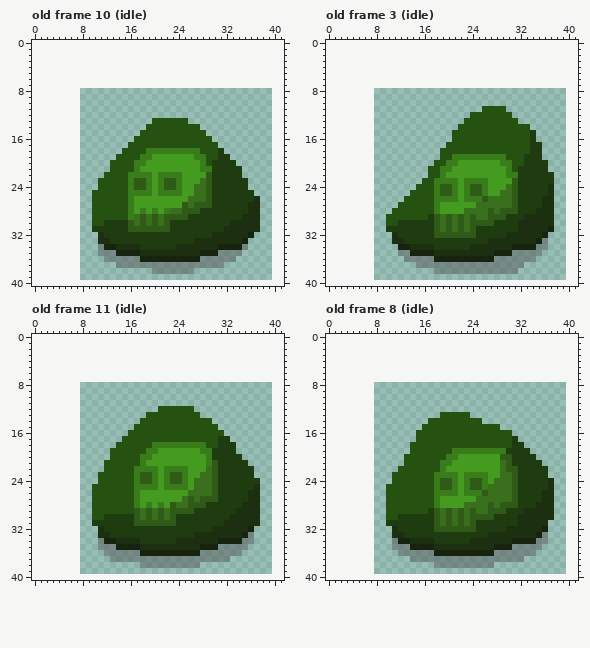
One commit to this pixel-art file: godot_project/Assets/Sprites/Monsters/AsepriteFiles/monster_slime.aseprite. Above, as it was before the edit.
32x32 pixels, 14 frames. Colours within 5 levels of each other are drawn and written as one. Shown: old frame 10 (idle): x 0..41, y 0..40; old frame 3 (idle): x 0..41, y 0..40; old frame 11 (idle): x 0..41, y 0..40; old frame 8 (idle): x 0..41, y 0..40. The old version is drawn lined up with the new one, on the new canvas. The commit also changed other frames, which this record leaves out.
And afterwards:
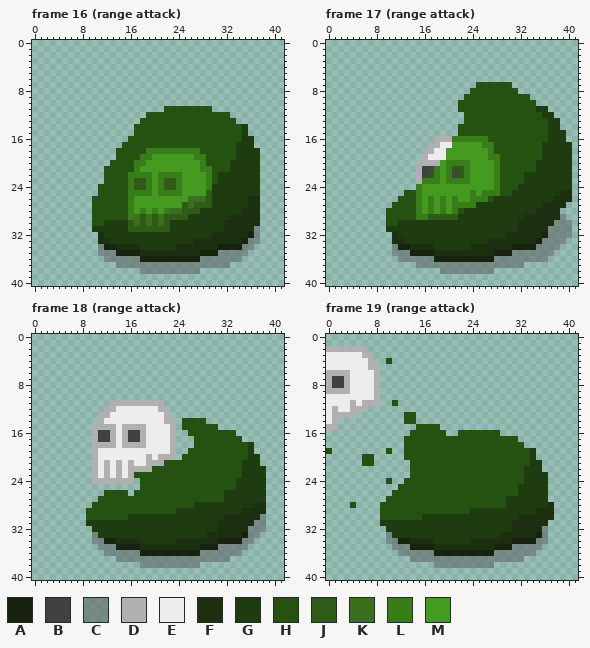
Palette (. is transparent): A #18230f  B #404242  C #5858587d  D #b0b0b0  E #ededed  F #1c2f10  G #1f3b10  H #255211  J #2f5a18  K #3a6f1e  L #387d1a  M #459a20
A new or re-ordered frame is compared with the old frame closest to it.
Difference:
canvas 32x32 -> 48x48, the old top-left corner now at 8,8
frames 14 -> 28
Changed rows in their new state; - is an unchanged pixel.
Frame 16 (range attack) is new; against old frame 10 (idle):
first column x 10:
11 ------------HHHHHHHH--------
12 ---------HHHHHHHHHHHHHH-----
13 --------HH------HHHHHHHH----
14 -------HH---------HHHHHHHG--
15 -------H-----------HHHHHHG--
16 ------H-------------HHHHHGG-
17 -----H---------------HHHGGG-
18 ----H----------------HHHGGGG
19 ---------------------HHHGGGG
20 --------------------HHH-GGGG
21 --H-----------------HHH--GGG
22 -------------------LH----GGG
23 -.----------------MLH-----GG
24 -----------------MML------GG
25 .----------------MM--------G
26 --------------------------F-
28 -------------------------F--
29 -----------------------FF---
30 ----------------------F-----
31 ---------------------------C
32 ---------------------------C
33 --------------------------CC
34 --------------------------C-
35 -------------------------C--
36 ------------------------C---
37 ----------------------C-----
38 --------CC-------C----------
Frame 17 (range attack) is new; against old frame 3 (idle):
first column x 10:
 7 ---------------HHHHHH----------
 8 --------------HHHHHHHH---------
 9 -------------HHHHHHHHHHH-------
10 ------------HHHHHHHHHHHHH------
11 ------------HHHH----HHHHHGG----
12 -------------H-------HHHHHGG---
13 ----------------------HHHHHGG--
14 ------------------------HHHGG--
15 -----------.------------HHHGGG-
16 --------DDDLLLLLL-------HHHGGG-
17 -------DDEEMMMMMLL------HHGGGGG
18 ------DDEEMMMMMMML------HHGGGGG
19 ------DEEEMMMMMMM--H---HHHGGGGG
20 -----DDDDM--LL----LHH--HH--GGGG
21 -----DBBLM-JJL----LHH-HHH--GGGG
22 -----DBJLMLBJL----LHHHH-----GGG
23 -----DLL-M--L-MMM-LHHHH-----GGG
24 -----LMMMMMM-MMMM-LHHH-----GGGG
25 ---H-LMMMMMM-MLM-LLHHG-----GGFF
26 --H--LMLM-M--M--LHGGGG----GGFFF
27 -H---LMLML-LLLLGGGGGGG------FF-
28 H----LMLML-LHGGGGGGGGG------F--
29 -----LLJ-J-JGGGGGGGG--------FC-
30 --------GGGGGGGGGG----------CCC
31 --------GGGGGGG------------CCCC
32 --------GGGGGGG------------CCCC
33 ---------------------------CCC-
34 -C-------------------------CC--
35 -C------------------------CC---
36 --C----------------------CC----
38 --------.---------....---------
Frame 18 (range attack) is new; against old frame 11 (idle):
first column x 9:
11 ----DDDDDDDDD-----------------
12 ---DDEEEEEEEDD....------------
13 --DDEEEEEEEEED.....-----------
14 --DEEEEEEEEEEDD.----.---------
15 -DDDDEDDDDEEEED.--------------
16 -DBBDEDBBDEEEED..------HH-----
17 -DBBDEDBBDEEEED...----HHHH----
18 -DDDDEDDDDEEEED...HH--HHHHHG--
19 -DEEEEEEEEEEEED..HHHHHHHHHHG--
20 -DEEEEEEEEDEDDD.HHHHHHHHHHHGG-
21 -DEDEDEDEEDDDHHHHHHHHHHHHH-GG-
22 -DEDEDEDDDDHHHHHHHHHHHHHHH--GG
23 -DEDEDEDHHHHHHHHHHHHHHHHHH--GG
24 -DDDDDDD.HHHHHHHHHHHHHHHH----G
25 -........HHHHHHHHHHHHHHHH---GG
26 -..----.HHHHHHHHHHHHHHH----GGG
27 -.------HHHHHHHHHHHHHHH----GGG
28 --------HHHHHHHHHHGG------GG-F
29 H-------HHHHHHHGGG-------G---F
30 H--HHHH-GGGGGGG--------F-----C
31 G-------GGGGGGG-------F-----CC
32 -GG------------------G-----CCC
33 -CGG--------------GG--------C-
34 -C----------------------------
37 ----.-------------------------
Frame 19 (range attack) is new; against old frame 8 (idle):
first column x 0:
 2 DDDDDDD-------------------------------
 3 EEEEEEDD------------------------------
 4 EEEEEEED--H---------------------------
 5 EEEEEEEDD-----------------------------
 6 DDDDEEEED-----------------------------
 7 DBBDEEEED-----------------------------
 8 DBBDEEEED-----------------------------
 9 DDDDEEEED-----------------------------
10 EEEEEEEED-----------------------------
11 EEEEDEDDD--H--------------------------
12 EDEEDDD-------------------------------
13 EDDDD--------HH----.....--------------
14 ED-----------HH--.........------------
15 DD-------------H---..........---------
16 --------------H-----..-------..-------
17 -------------HH----------------H------
18 -------------H-----------------HH-----
19 H---------H--H-------HHHHHHHHHHHHHG---
20 ------HH------------HHHHHHHHHHHHHH----
21 ------HH-----.-----HHHHHHHHHHHHHHH----
22 ------------..-----HHHHHHHHHHHHHH---.-
23 -----------...----HHHHHHHHHHHHHHH-----
24 ----------H..-----HHHHHHHHHHHHHHH----.
25 ----------..------HHHHHHHHHHHHHH-----.
26 ----------.-------HHHHHHHHHHHHHH----G.
27 ------------------HHHHHHHHHHHHGG----G.
28 ----H----H--------HHHHHHHHHHHHGG---GG-
29 ---------H-------HHHHHHHGGGGGG---GG---
30 ---------H--HHHH--GGGGGGGGGG----------
31 ---------G--------GGGGGGG------F------
32 ----------GG------GGGGGGG-----G-----C-
33 ----------CGG--------------GG---------
34 ----------C---------------------------
Boxes around the changes in both pictures, in picture pixels (x1, y1, x2, y2):
changed: (92, 106, 260, 274)
changed: (386, 82, 572, 274)
changed: (86, 400, 266, 562)
changed: (326, 346, 554, 544)
